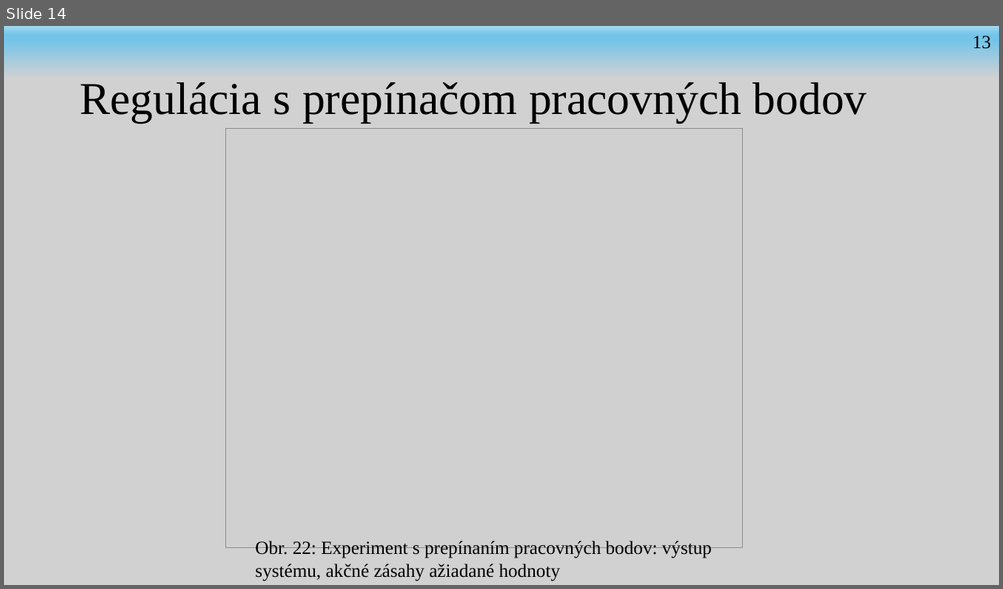
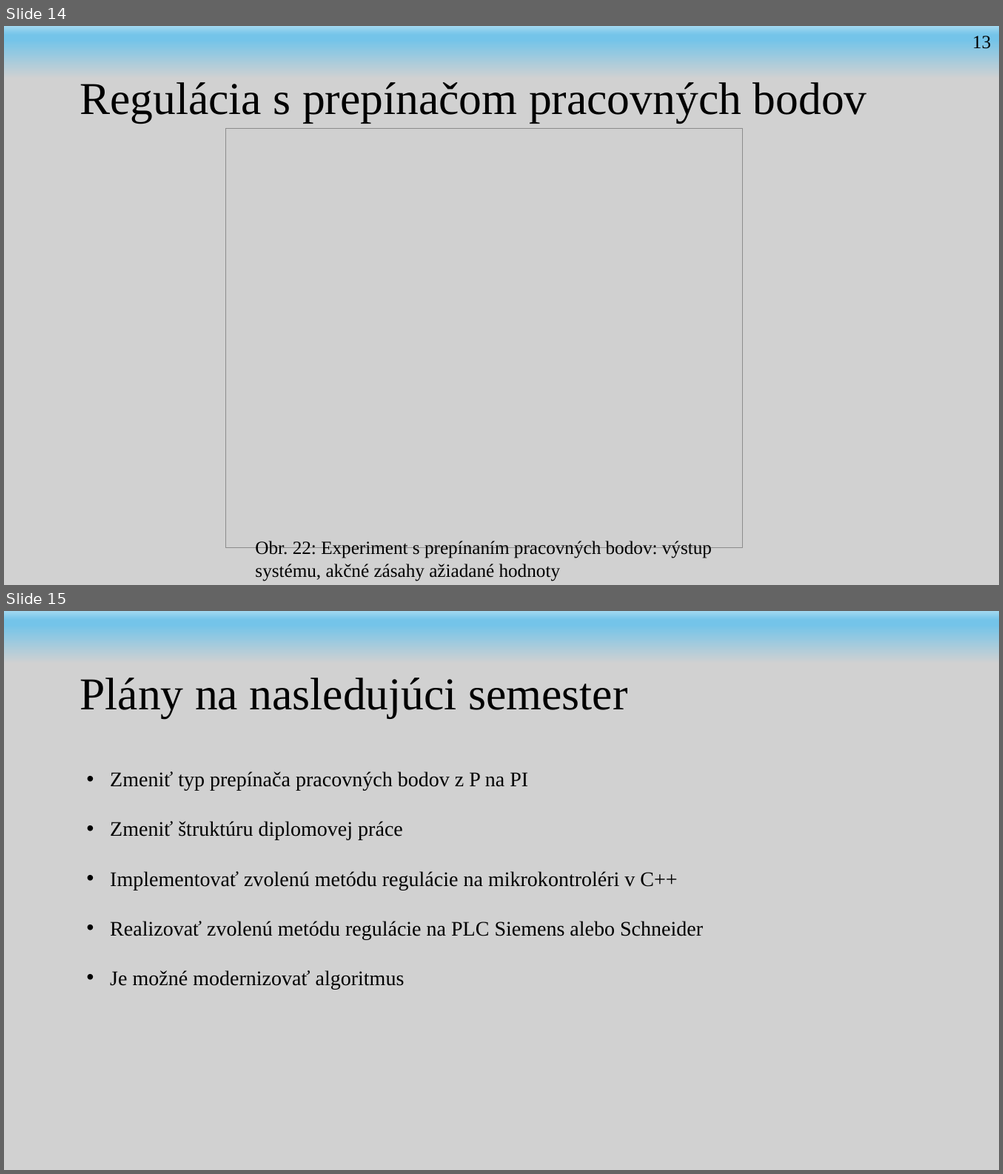
Before and after one commit to andrii-stoliar/DP-Stoliar, a slide deck: Prez/DP1-prez.potx. Shown one above the other, each under a label of ours: slide 14 before the commit, slides 14 and 15 after it. The pictures are 1003x589 and 1003x1174 pixels, drawn with LibreOffice and Linux fonts; fonts in the diff are those of the drawing; grey boxes stand for pictures; background and template pictures are left out. Boxes give left, top, right and bottom in pixels: in the first picture for what was removed or moved away, otherwise in the second. Text is boxed around its words. In the diff, an @@ line names an element or a change of style, - is before the commit and + after.

```diff
--- a/Prez/DP1-prez.potx
+++ b/Prez/DP1-prez.potx
@@ slide 15 added at box(4, 611, 999, 1170), background #D1D1D1; not listed: 1 template element that a slide beside it also shows @@
@@ title added at box(79, 678, 627, 718), 44 pt, text #000000 @@
+Plány na nasledujúci semester
@@ text added at box(110, 772, 703, 990), 20 pt, text #000000 @@
+• Zmeniť typ prepínača pracovných bodov z P na PI
+• Zmeniť štruktúru diplomovej práce
+• Implementovať zvolenú metódu regulácie na mikrokontroléri v C++
+• Realizovať zvolenú metódu regulácie na PLC Siemens alebo Schneider
+• Je možné modernizovať algoritmus
```
Also in this commit, not shown: 2 other files.
